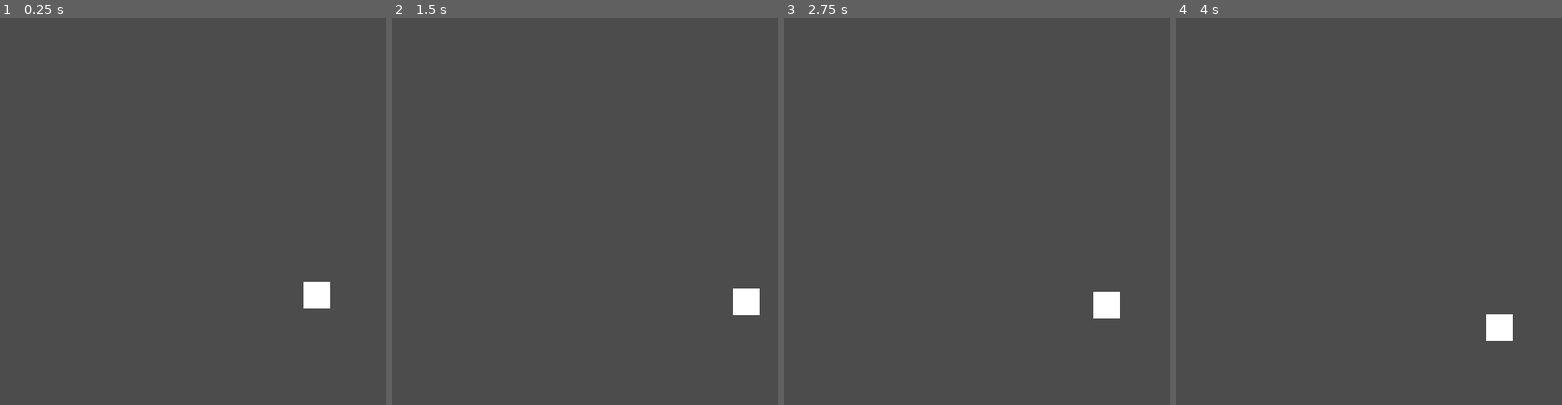
Above: before the commit, frames 1-4 (left to right).
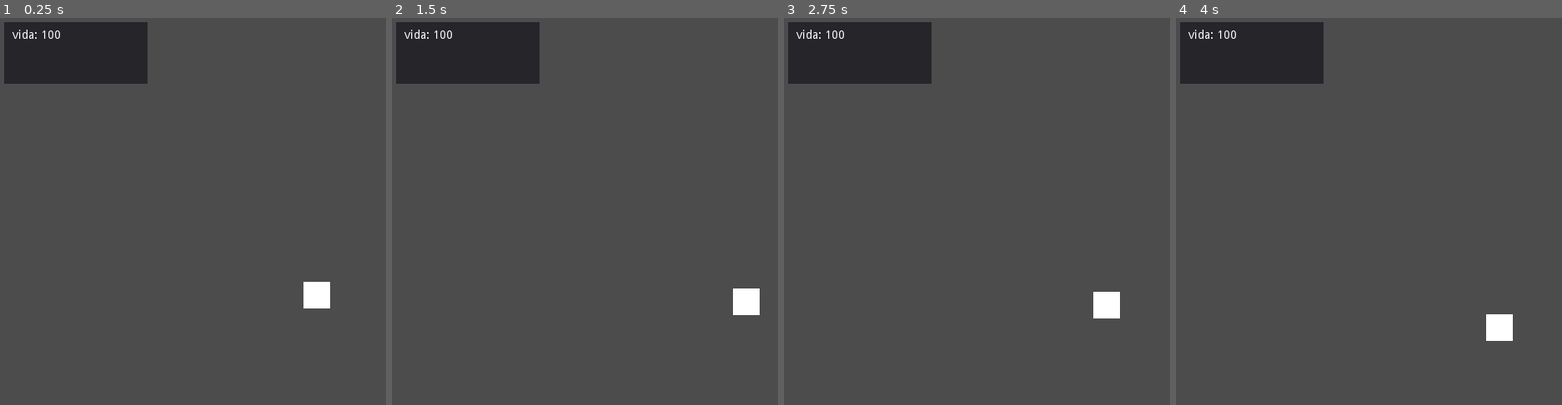
Above: after the commit, the same moments.

Repository: cdz01/project_collection2D
Game: Godot game, scene res://resource/levels/testing.tscn
Two runs of this game, one before a commit and one after it. Both use one fixed random seed, a clock stepped at 60 frames per second and the inputs below.
Inputs:
- Up to frame 1 (0.25 s): no input
- Up to frame 2 (1.5 s): tap Enter at 0.5 s; hold D (D) 0.53-1.28 s; tap S (S) at 0.8, 1.35 s
- Up to frame 3 (2.75 s): tap D (D) at 1.55 s; tap Space at 2 s; hold A (A) from 2.03 s (still down); tap S (S) at 2.3 s
- Up to frame 4 (4 s): release A (A) at 2.78 s; tap D (D) at 2.85 s; tap Enter at 3.5 s; hold S (S) from 3.53 s (still down)

The runs differ from the first frame. In frame 1, 5.9% of the frame differs, in the area x 1-39%, y 1-17%; in frame 2, 5.9%; in frame 3, 5.9%; in frame 4, 5.9%.

Commit message:
develop 0.0.0

Diff:
--- /dev/null
+++ b/resource/UI/GUI.gd
@@ -0,0 +1,10 @@
+extends Control
+
+	# Carlos Diaz
+
+onready var lb_health = get_node("container_stadistics/lb_health");
+
+var health = 10;
+
+func _ready():
+	pass
--- /dev/null
+++ b/resource/UI/GUI.tscn
@@ -0,0 +1,30 @@
+[gd_scene load_steps=2 format=2]
+
+[ext_resource path="res://resource/UI/GUI.gd" type="Script" id=1]
+
+[node name="GUI" type="CanvasLayer"]
+
+[node name="GUI_control" type="Control" parent="."]
+script = ExtResource( 1 )
+__meta__ = {
+"_edit_use_anchors_": false
+}
+
+[node name="container_stadistics" type="Panel" parent="GUI_control"]
+margin_left = 5.0
+margin_top = 5.0
+margin_right = 177.0
+margin_bottom = 79.0
+__meta__ = {
+"_edit_use_anchors_": false
+}
+
+[node name="lb_health" type="Label" parent="GUI_control/container_stadistics"]
+margin_left = 10.4763
+margin_top = 8.97122
+margin_right = 68.4763
+margin_bottom = 22.9712
+text = "vida: 100"
+__meta__ = {
+"_edit_use_anchors_": false
+}
--- a/resource/characters/scripts/character_controller.gd
+++ b/resource/characters/scripts/character_controller.gd
@@ -19,10 +19,7 @@
 	direction = Vector2(Input.get_action_strength("D") - Input.get_action_strength("A"),
 	Input.get_action_strength("S") - Input.get_action_strength("W"));
 
-
 	velocity.x = direction.x * speed * time_march;
 	velocity.y = direction.y * speed * time_march;
 
-	print(velocity);
-
 	velocity = move_and_slide(velocity);
--- a/resource/levels/testing.tscn
+++ b/resource/levels/testing.tscn
@@ -1,7 +1,8 @@
-[gd_scene load_steps=4 format=2]
+[gd_scene load_steps=5 format=2]
 
 [ext_resource path="res://assets/square.png" type="Texture" id=1]
 [ext_resource path="res://resource/characters/scripts/character_controller.gd" type="Script" id=2]
+[ext_resource path="res://resource/UI/GUI.tscn" type="PackedScene" id=3]
 
 [sub_resource type="RectangleShape2D" id=1]
 extents = Vector2( 16, 16 )
@@ -19,3 +20,5 @@
 
 [node name="CollisionShape2D" type="CollisionShape2D" parent="testing_character"]
 shape = SubResource( 1 )
+
+[node name="GUI" parent="." instance=ExtResource( 3 )]
